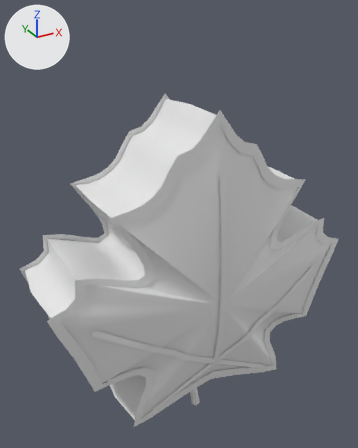
The FBX model Assets/SpookyStreet/Content/Resources/Models/Environment/PaperLanternLeaf.fbx, before and after one commit.
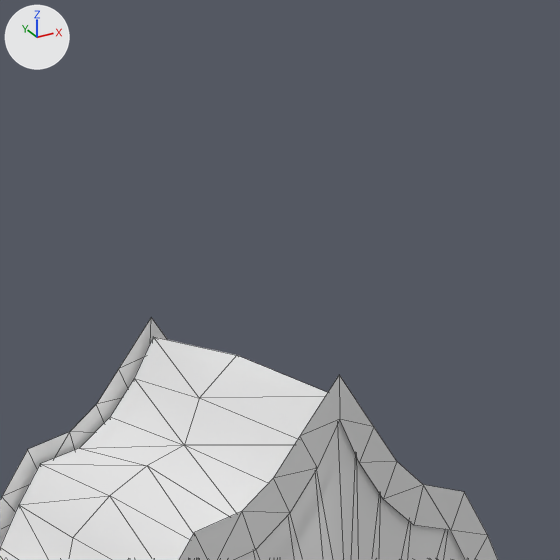
Each version is shown whole from a 50 mm camera at (-0.238, -0.41, 0.012) aimed at (-0.005, 0.013, -0.2), then close up on the part from 34% to 79% of the width and 0% to 37% of the height. The lights are fixed; the arrows at upper left show +X, +Y and +Z. The first two pictures are the older version. The close-ups show mesh edges as thin lines. Where no turn or scale is listed for an object, it has been applied to the vertices. Vertices at exactly the same position are counted once.

Objects in the first close-up: 'PaperLanternLeaf', 'PaperLantern_Glow'.
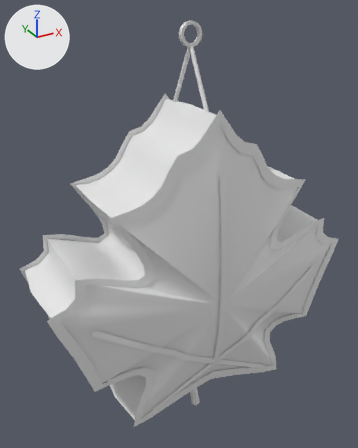
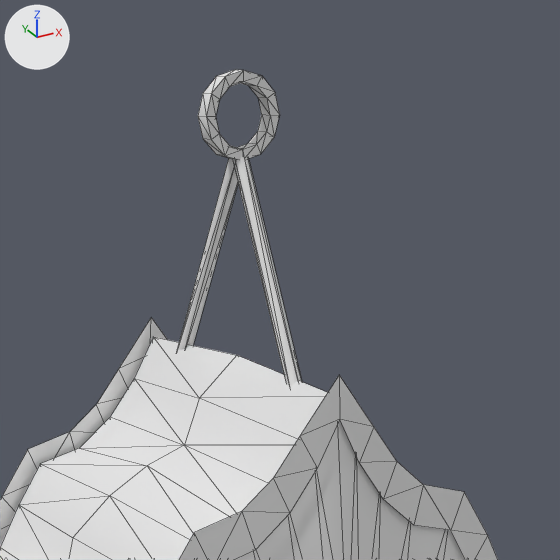
Where the change shows, as pixel boxes [x1, y1, x2, y2] in the close-ups (560 x 560 px; the box of a moved part takes in the faces that stretch with it):
'PaperLanternLeaf', reshaped: before [0, 318, 498, 560]; after [0, 70, 498, 560]
part 1 of me_paperlanternleaf, moved or reshaped (not visible before): after [198, 70, 279, 159]
part 2 of me_paperlanternleaf, moved or reshaped (not visible before): after [177, 148, 302, 388]

Diff of the bpy script that builds the scene:
```diff
--- a/Assets/SpookyStreet/Content/Resources/Models/Environment/PaperLanternLeaf.fbx.py
+++ b/Assets/SpookyStreet/Content/Resources/Models/Environment/PaperLanternLeaf.fbx.py
@@ me_paperlanternleaf @@
 # used by ob_paperlanternleaf; location = (0.0, 0.0, 0.0)
-me_paperlanternleaf.from_pydata(...)  # 616 vertices, 640 faces; spans x -0.166..0.166, y -0.068..0.068, z -0.442..-0.07
-me_paperlanternleaf.vertices[536].co = (0.0, -0.03, -0.079)
-me_paperlanternleaf.vertices[537].co = (0.0, 0.002, -0.311)
-me_paperlanternleaf.vertices[538].co = (-0.002, 0.001, -0.312)
-me_paperlanternleaf.vertices[539].co = (-0.002, -0.031, -0.079)
-me_paperlanternleaf.vertices[540].co = (-0.001, -0.002, -0.312)
-me_paperlanternleaf.vertices[541].co = (-0.001, -0.034, -0.079)
-me_paperlanternleaf.vertices[542].co = (0.001, -0.002, -0.312)
-me_paperlanternleaf.vertices[543].co = (0.001, -0.034, -0.079)
-me_paperlanternleaf.vertices[544].co = (0.002, 0.001, -0.312)
-me_paperlanternleaf.vertices[545].co = (0.002, -0.031, -0.079)
-me_paperlanternleaf.vertices[546].co = (0.0, 0.03, -0.079)
-me_paperlanternleaf.vertices[547].co = (0.0, -0.002, -0.311)
-me_paperlanternleaf.vertices[548].co = (0.002, -0.001, -0.312)
-me_paperlanternleaf.vertices[549].co = (0.002, 0.031, -0.079)
-me_paperlanternleaf.vertices[550].co = (0.001, 0.002, -0.312)
-me_paperlanternleaf.vertices[551].co = (0.001, 0.034, -0.079)
-me_paperlanternleaf.vertices[552].co = (-0.001, 0.002, -0.312)
-me_paperlanternleaf.vertices[553].co = (-0.001, 0.034, -0.079)
-me_paperlanternleaf.vertices[554].co = (-0.002, -0.001, -0.312)
-me_paperlanternleaf.vertices[555].co = (-0.002, 0.031, -0.079)
+me_paperlanternleaf.from_pydata(...)  # 616 vertices, 640 faces; spans x -0.166..0.166, y -0.068..0.068, z -0.442..0.0
+# me_paperlanternleaf part 1: the loose piece of 48 vertices spanning x -0.011..0.011, y -0.002..0.002, z -0.314..-0.292 is moved by (0.0, 0.0, 0.292)
+# me_paperlanternleaf part 2
+me_paperlanternleaf.vertices[536].co = (0.0, -0.034, -0.078)
+me_paperlanternleaf.vertices[537].co = (0.0, -0.002, -0.019)  # pixel (242, 148)
+me_paperlanternleaf.vertices[538].co = (-0.002, -0.001, -0.02)
+me_paperlanternleaf.vertices[539].co = (-0.002, -0.033, -0.079)
+me_paperlanternleaf.vertices[540].co = (-0.001, 0.002, -0.021)
+me_paperlanternleaf.vertices[541].co = (-0.001, -0.03, -0.08)
+me_paperlanternleaf.vertices[542].co = (0.001, 0.002, -0.021)
+me_paperlanternleaf.vertices[543].co = (0.001, -0.03, -0.08)
+me_paperlanternleaf.vertices[544].co = (0.002, -0.001, -0.02)
+me_paperlanternleaf.vertices[545].co = (0.002, -0.033, -0.079)
+me_paperlanternleaf.vertices[546].co = (0.0, 0.034, -0.078)
+me_paperlanternleaf.vertices[547].co = (0.0, 0.002, -0.019)  # pixel (234, 147)
+me_paperlanternleaf.vertices[548].co = (0.002, 0.001, -0.02)
+me_paperlanternleaf.vertices[549].co = (0.002, 0.033, -0.079)
+me_paperlanternleaf.vertices[550].co = (0.001, -0.002, -0.021)
+me_paperlanternleaf.vertices[551].co = (0.001, 0.03, -0.08)
+me_paperlanternleaf.vertices[552].co = (-0.001, -0.002, -0.021)
+me_paperlanternleaf.vertices[553].co = (-0.001, 0.03, -0.08)
+me_paperlanternleaf.vertices[554].co = (-0.002, 0.001, -0.02)
+me_paperlanternleaf.vertices[555].co = (-0.002, 0.033, -0.079)
 me_paperlanternleaf.materials.append(mat_lanterns)
```
